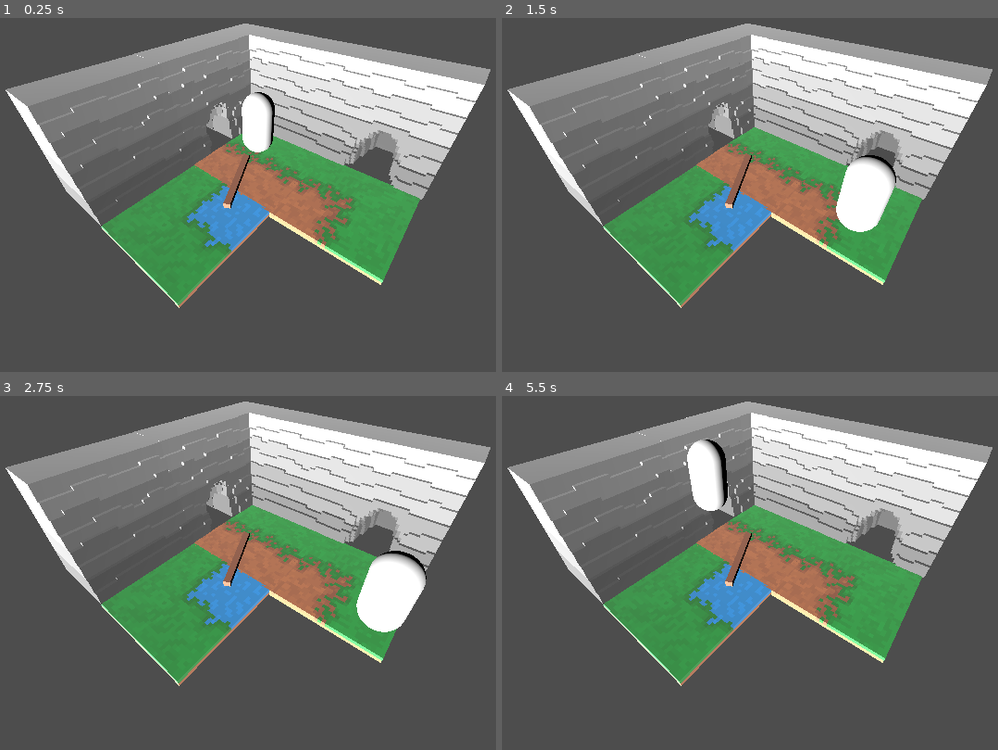
Above: before the commit, frames 1-4 (two rows, left to right).
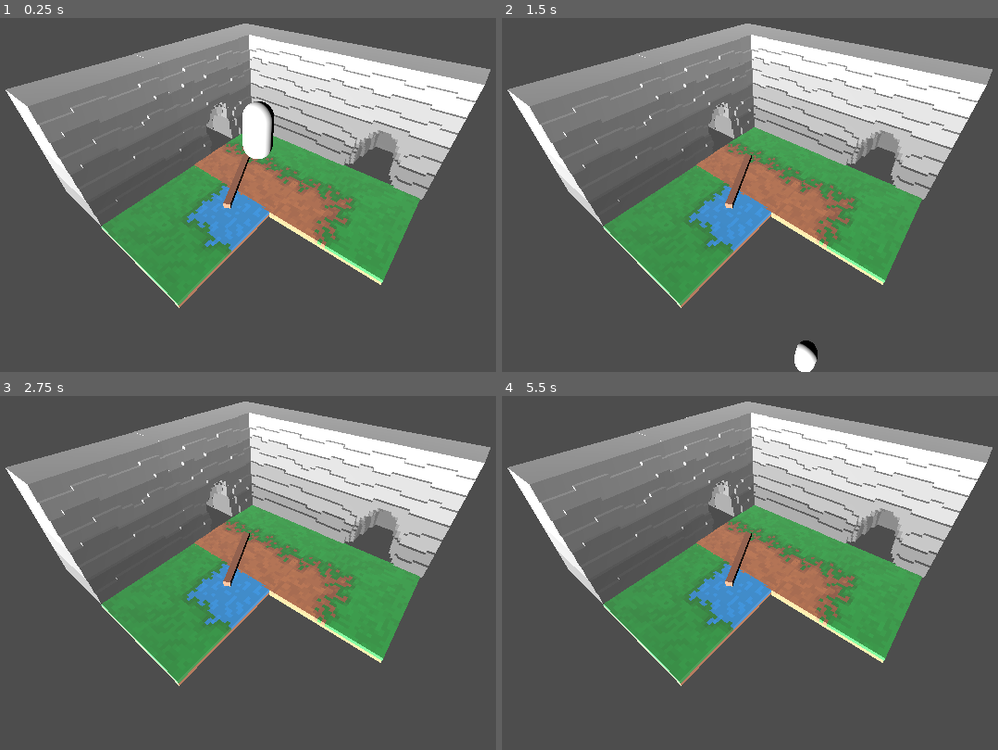
Above: after the commit, the same moments.

Repository: Flaxen/KGS-GJ-01
Game: Godot game, scene res://scenes/alex_map.tscn
Same seed, same stepped clock (60 frames per second), same inputs: the game is played once before the commit and once after it.
Inputs:
- Up to frame 1 (0.25 s): no input
- Up to frame 2 (1.5 s): tap Enter (ui_accept) at 0.5, 0.77 s; hold Right (ui_right) 0.53-1.28 s; hold Down (ui_down) from 1.28 s (still down)
- Up to frame 3 (2.75 s): tap Enter (ui_accept) at 1.52 s; release Down (ui_down) at 2.03 s; hold Right (ui_right) from 2.03 s (still down)
- Up to frame 4 (5.5 s): tap Enter (ui_accept) at 2.75, 3.02, 3.77, 4.52, 5 s; release Right (ui_right) at 2.78 s; hold Up (ui_up) 2.78-3.53 s; hold Left (ui_left) 3.53-5.03 s; hold Down (ui_down) from 5.03 s (still down)

The runs differ from the first frame. In frame 1, 0.4% of the frame differs, in the area x 48-56%, y 20-40%; in frame 2, 2.2%; in frame 3, 2.3%, in the area x 71-87%, y 43-67%; in frame 4, 1.3%.

Commit message:
not sure lol

Diff:
--- a/scenes/character_temp.tscn
+++ b/scenes/character_temp.tscn
@@ -1,11 +1,6 @@
-[gd_scene load_steps=3 format=3 uid="uid://c70e4c6o1bkdi"]
+[gd_scene load_steps=2 format=3 uid="uid://c70e4c6o1bkdi"]
 
 [ext_resource type="Script" uid="uid://biumrh0f5nl2m" path="res://scenes/character_temp.gd" id="1_sjv1s"]
 
-[sub_resource type="CapsuleShape3D" id="CapsuleShape3D_1138c"]
-
 [node name="character_temp" type="CharacterBody3D"]
 script = ExtResource("1_sjv1s")
-
-[node name="CollisionShape3D" type="CollisionShape3D" parent="."]
-shape = SubResource("CapsuleShape3D_1138c")
--- a/scenes/patrik_map.tscn
+++ b/scenes/patrik_map.tscn
@@ -1,3 +1,176 @@
-[gd_scene format=3 uid="uid://kqo6p0mtub38"]
+[gd_scene load_steps=26 format=3 uid="uid://kqo6p0mtub38"]
+
+[ext_resource type="PackedScene" uid="uid://3xvdmdoq85n4" path="res://scenes/mapblock1.tscn" id="1_h8872"]
+[ext_resource type="Texture2D" uid="uid://bs4r5knp61gpd" path="res://assets/characters/characters/Characters(100x100)/Orc/Orc/Orc-Attack01.png" id="2_0dtyf"]
+[ext_resource type="Texture2D" uid="uid://yny74xhm0bdb" path="res://assets/characters/characters/Characters(100x100)/Orc/Orc/Orc.png" id="3_ouat2"]
+[ext_resource type="Texture2D" uid="uid://d4j7p5cvrxbjv" path="res://assets/characters/characters/Characters(100x100)/Orc/Orc/Orc-Walk.png" id="4_v7d7u"]
+
+[sub_resource type="AtlasTexture" id="AtlasTexture_wyd0a"]
+atlas = ExtResource("2_0dtyf")
+region = Rect2(0, 0, 100, 100)
+
+[sub_resource type="AtlasTexture" id="AtlasTexture_45vwp"]
+atlas = ExtResource("2_0dtyf")
+region = Rect2(100, 0, 100, 100)
+
+[sub_resource type="AtlasTexture" id="AtlasTexture_xinsv"]
+atlas = ExtResource("2_0dtyf")
+region = Rect2(200, 0, 100, 100)
+
+[sub_resource type="AtlasTexture" id="AtlasTexture_umhj3"]
+atlas = ExtResource("2_0dtyf")
+region = Rect2(300, 0, 100, 100)
+
+[sub_resource type="AtlasTexture" id="AtlasTexture_wn5cs"]
+atlas = ExtResource("2_0dtyf")
+region = Rect2(400, 0, 100, 100)
+
+[sub_resource type="AtlasTexture" id="AtlasTexture_jow7q"]
+atlas = ExtResource("2_0dtyf")
+region = Rect2(500, 0, 100, 100)
+
+[sub_resource type="AtlasTexture" id="AtlasTexture_lksan"]
+atlas = ExtResource("3_ouat2")
+region = Rect2(0, 0, 100, 100)
+
+[sub_resource type="AtlasTexture" id="AtlasTexture_agwnq"]
+atlas = ExtResource("3_ouat2")
+region = Rect2(100, 0, 100, 100)
+
+[sub_resource type="AtlasTexture" id="AtlasTexture_upfxl"]
+atlas = ExtResource("3_ouat2")
+region = Rect2(200, 0, 100, 100)
+
+[sub_resource type="AtlasTexture" id="AtlasTexture_328nq"]
+atlas = ExtResource("3_ouat2")
+region = Rect2(300, 0, 100, 100)
+
+[sub_resource type="AtlasTexture" id="AtlasTexture_tgbd6"]
+atlas = ExtResource("3_ouat2")
+region = Rect2(400, 0, 100, 100)
+
+[sub_resource type="AtlasTexture" id="AtlasTexture_m6tbm"]
+atlas = ExtResource("3_ouat2")
+region = Rect2(500, 0, 100, 100)
+
+[sub_resource type="AtlasTexture" id="AtlasTexture_v7en1"]
+atlas = ExtResource("4_v7d7u")
+region = Rect2(0, 0, 100, 100)
+
+[sub_resource type="AtlasTexture" id="AtlasTexture_0xs0c"]
+atlas = ExtResource("4_v7d7u")
+region = Rect2(100, 0, 100, 100)
+
+[sub_resource type="AtlasTexture" id="AtlasTexture_2mdv4"]
+atlas = ExtResource("4_v7d7u")
+region = Rect2(200, 0, 100, 100)
+
+[sub_resource type="AtlasTexture" id="AtlasTexture_15xmb"]
+atlas = ExtResource("4_v7d7u")
+region = Rect2(300, 0, 100, 100)
+
+[sub_resource type="AtlasTexture" id="AtlasTexture_dq300"]
+atlas = ExtResource("4_v7d7u")
+region = Rect2(400, 0, 100, 100)
+
+[sub_resource type="AtlasTexture" id="AtlasTexture_cp2r1"]
+atlas = ExtResource("4_v7d7u")
+region = Rect2(500, 0, 100, 100)
+
+[sub_resource type="AtlasTexture" id="AtlasTexture_wk6ri"]
+atlas = ExtResource("4_v7d7u")
+region = Rect2(600, 0, 100, 100)
+
+[sub_resource type="AtlasTexture" id="AtlasTexture_u67kq"]
+atlas = ExtResource("4_v7d7u")
+region = Rect2(700, 0, 100, 100)
+
+[sub_resource type="SpriteFrames" id="SpriteFrames_ccl2b"]
+animations = [{
+"frames": [{
+"duration": 1.0,
+"texture": SubResource("AtlasTexture_wyd0a")
+}, {
+"duration": 1.0,
+"texture": SubResource("AtlasTexture_45vwp")
+}, {
+"duration": 1.0,
+"texture": SubResource("AtlasTexture_xinsv")
+}, {
+"duration": 1.0,
+"texture": SubResource("AtlasTexture_umhj3")
+}, {
+"duration": 1.0,
+"texture": SubResource("AtlasTexture_wn5cs")
+}, {
+"duration": 1.0,
+"texture": SubResource("AtlasTexture_jow7q")
+}],
+"loop": true,
+"name": &"attack",
+"speed": 5.0
+}, {
+"frames": [{
+"duration": 1.0,
+"texture": SubResource("AtlasTexture_lksan")
+}, {
+"duration": 1.0,
+"texture": SubResource("AtlasTexture_agwnq")
+}, {
+"duration": 1.0,
+"texture": SubResource("AtlasTexture_upfxl")
+}, {
+"duration": 1.0,
+"texture": SubResource("AtlasTexture_328nq")
+}, {
+"duration": 1.0,
+"texture": SubResource("AtlasTexture_tgbd6")
+}, {
+"duration": 1.0,
+"texture": SubResource("AtlasTexture_m6tbm")
+}],
+"loop": true,
+"name": &"idle",
+"speed": 5.0
+}, {
+"frames": [{
+"duration": 1.0,
+"texture": SubResource("AtlasTexture_v7en1")
+}, {
+"duration": 1.0,
+"texture": SubResource("AtlasTexture_0xs0c")
+}, {
+"duration": 1.0,
+"texture": SubResource("AtlasTexture_2mdv4")
+}, {
+"duration": 1.0,
+"texture": SubResource("AtlasTexture_15xmb")
+}, {
+"duration": 1.0,
+"texture": SubResource("AtlasTexture_dq300")
+}, {
+"duration": 1.0,
+"texture": SubResource("AtlasTexture_cp2r1")
+}, {
+"duration": 1.0,
+"texture": SubResource("AtlasTexture_wk6ri")
+}, {
+"duration": 1.0,
+"texture": SubResource("AtlasTexture_u67kq")
+}],
+"loop": true,
+"name": &"run",
+"speed": 5.0
+}]
 
 [node name="PatrikMap" type="Node2D"]
+
+[node name="mapblock1" parent="." instance=ExtResource("1_h8872")]
+
+[node name="AnimatedSprite3D" type="AnimatedSprite3D" parent="."]
+transform = Transform3D(1, 0, 0, 0, 0.995907, 0.0903893, 0, -0.0903893, 0.995907, 0.775369, 1.02132, 2.79343)
+pixel_size = 0.1
+texture_filter = 0
+sprite_frames = SubResource("SpriteFrames_ccl2b")
+animation = &"run"
+frame_progress = 0.0249462
Not shown: 1 places in scenes/alex_map.tscn that only renumber resources
Not shown: 1 places in scenes/mapblock1.tscn that only renumber resources
